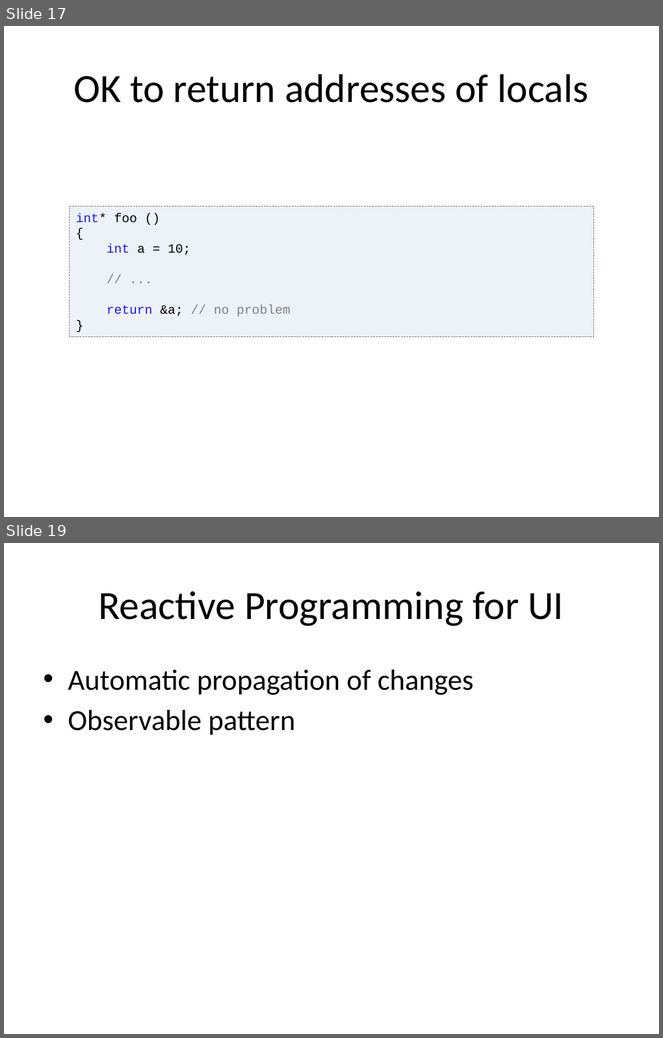
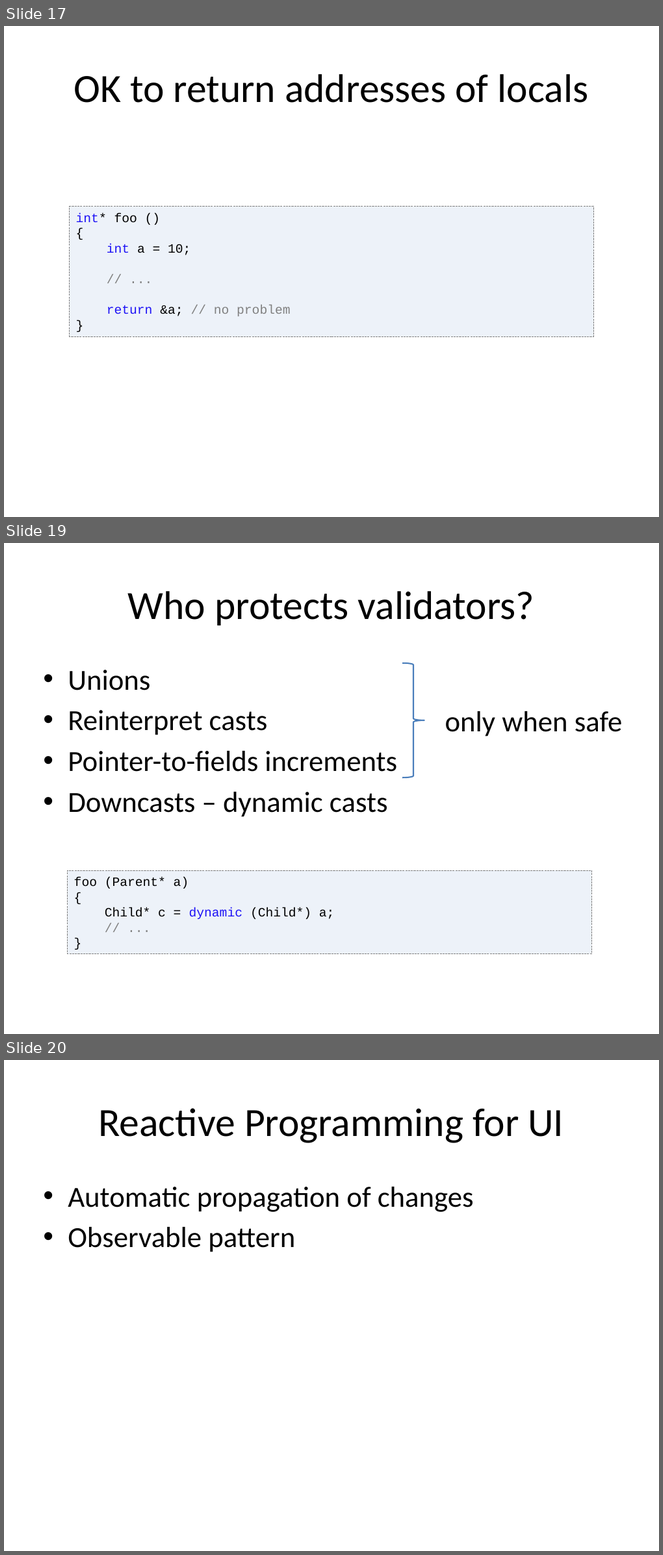
Before and after one commit to vovkos/jancy, a slide deck: doc/pres/Jancy FOSDEM 2016.pptx. Shown one above the other, each under a label of ours: slides 17 and 19 before the commit, slides 17, 19 and 20 after it; the slides between them are not shown. The pictures are 663x1038 and 663x1555 pixels, drawn with LibreOffice and Linux fonts; fonts in the diff are those of the drawing. Boxes give left, top, right and bottom in pixels: in the first picture for what was removed or moved away, otherwise in the second. Text is boxed around its words. In the diff, an @@ line names an element or a change of style, - is before the commit and + after.

```diff
--- a/doc/pres/Jancy FOSDEM 2016.pptx
+++ b/doc/pres/Jancy FOSDEM 2016.pptx
@@ slide 19 added at [4,543,659,1034], background #FFFFFF @@
@@ title added at [128,591,534,626], 44 pt, text #000000 @@
+Who protects validators?
@@ text added at [68,670,397,817], 32 pt, text #000000 @@
+• Unions
+• Reinterpret casts
+• Pointer-to-fields increments
+• Downcasts – dynamic casts
@@ right brace added at [402,663,424,778], outline #4B7EBC 1.5 pt @@
@@ text added at [445,711,623,737], 32 pt, text #000000 @@
+only when safe
@@ rectangle added at [68,871,592,954], fill #EDF2F9, outline #808080 0.75 pt dashed, 14 pt, text #000000 @@
+foo (Parent* a)
+{
+Child* c = dynamic (Child*) a;
+// ...
+}
@@ what was slide 19 is now slide 20 @@
```
Also in this commit, not shown: 11 slides changed, 1 other slide added.
